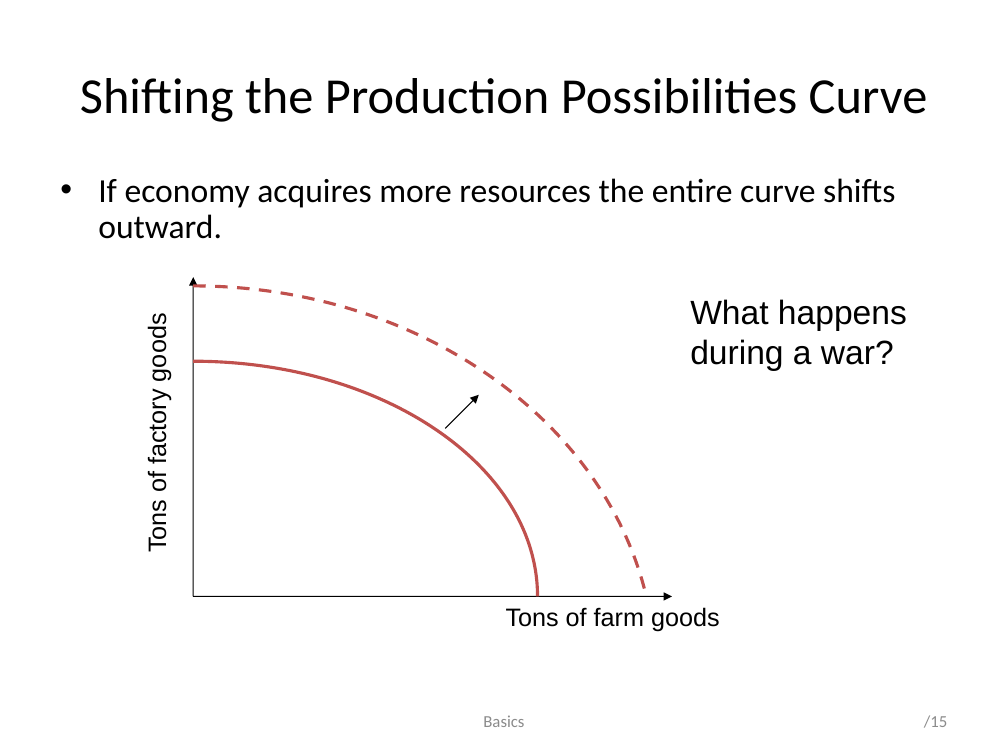
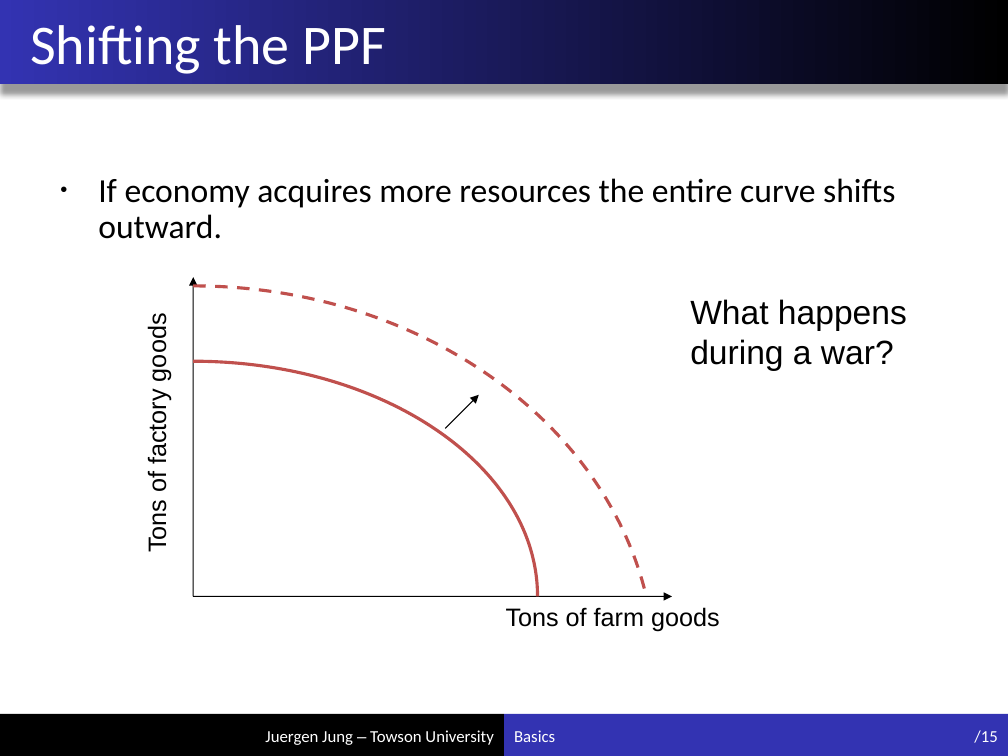
Before and after one commit to juejung/juejung.github.io, a slide deck: slide 15 of jdocs/Macro1/basics1_4.pptx. Drawn at 1008x756 pixels with LibreOffice and Linux fonts; fonts in the diff are those of the drawing. Boxes give left, top, right and bottom in pixels: in the first picture for what was removed or moved away, otherwise in the second. Text is boxed around its words. In the diff, an @@ line names an element or a change of style, - is before the commit and + after.

Commit message:
add new formatting to slides

```diff
--- a/jdocs/Macro1/basics1_4.pptx
+++ b/jdocs/Macro1/basics1_4.pptx
@@ rectangle added at (0,0,1008,84), fill gradient #000000 to #3333B2 @@
@@ title at (30,25,385,74): text changed; size 36 to 40 pt; text colour #000000 to #F0F0F0 @@
-Shifting the Production Possibilities Curve
+Shifting the PPF
@@ rectangle added at (0,714,504,756), fill #000000 @@
@@ text "Basics": place and size @@
-text "Basics" at (483,715,524,727)
+text "Basics" at (514,730,555,742)
@@ text "Basics" at (514,730,555,742): text colour #8C8C8C to #F0F0F0; alignment centre to left @@
@@ rectangle added at (504,714,1008,756), fill #3333B2 @@
@@ page number: place and size @@
-page number at (924,715,947,728)
+page number at (974,730,997,743)
@@ page number at (974,730,997,743): text colour #8C8C8C to #F0F0F0 @@
@@ text added at (265,730,493,745), 12 pt, text #F0F0F0 @@
+Juergen Jung – Towson University
```
Also in this commit, not shown: 47 other slides changed, 3 other files.
